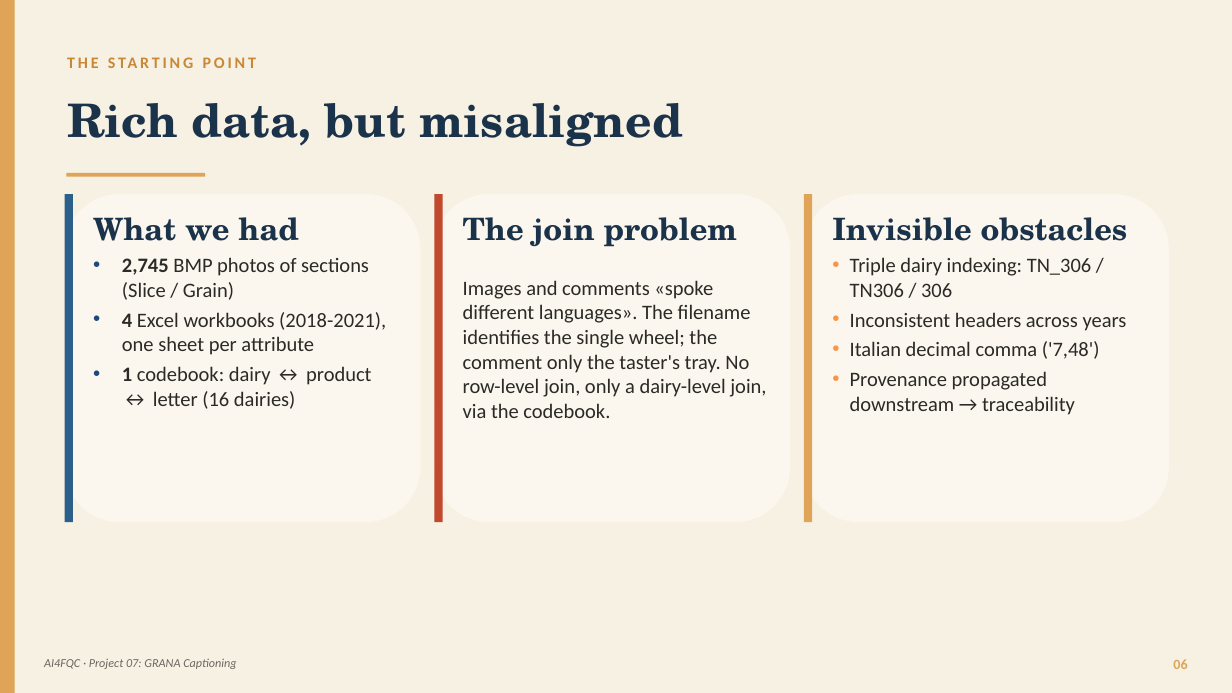
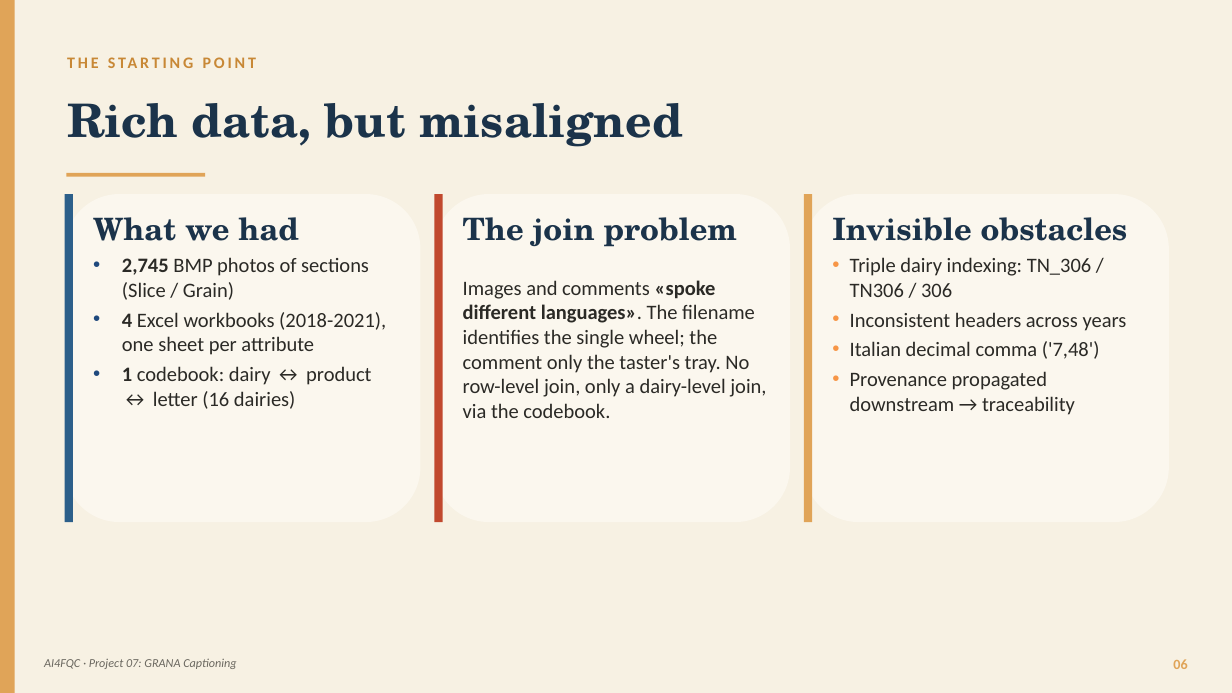
Before and after one commit to panciut/Cheese, a slide deck: slide 6 of presentation/Trentingrana_Captioning_EN.pptx. Drawn at 1232x693 pixels with LibreOffice and Linux fonts; fonts in the diff are those of the drawing. Boxes give left, top, right and bottom in pixels: in the first picture for what was removed or moved away, otherwise in the second. Text is boxed around its words. In the diff, an @@ line names an element or a change of style, - is before the commit and + after.

```diff
--- a/presentation/Trentingrana_Captioning_EN.pptx
+++ b/presentation/Trentingrana_Captioning_EN.pptx
@@ text at [463, 280, 766, 418]: bold on in "«spoke different languages»." @@
```
Also in this commit, not shown: 1 other slide changed.
